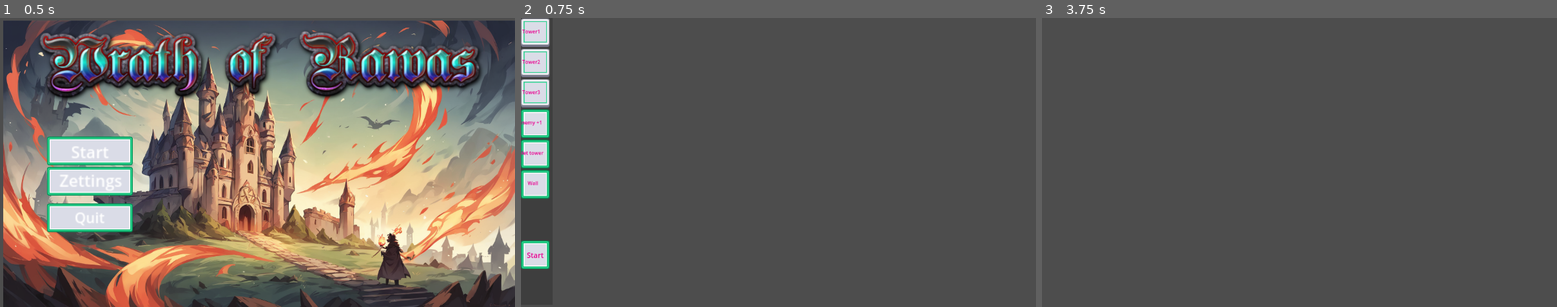
Above: before the commit, frames 1-3 (left to right).
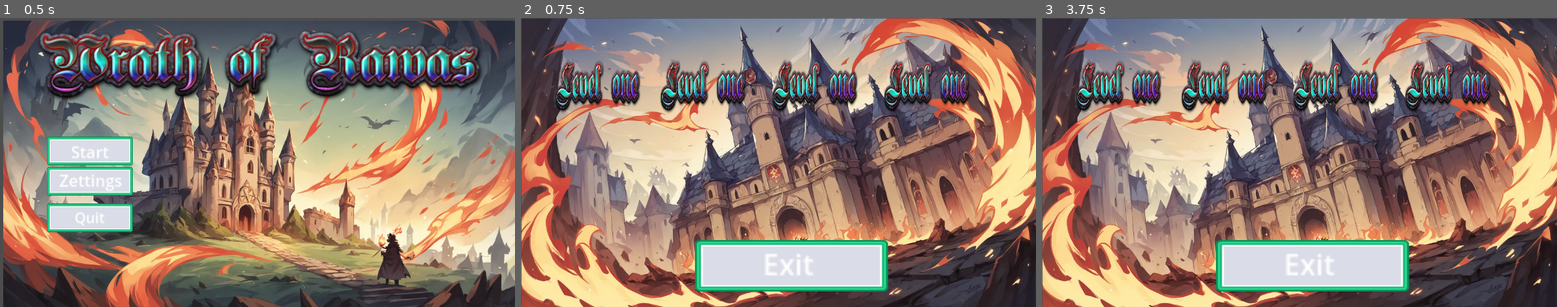
Above: after the commit, the same moments.

Repository: KenvaidGT/Wrath-of-Rawas
Game: Godot game, scene res://Main_menu/UI Scenes/MainMenu Visual/MainScene.tscn
The game is run twice, just before and just after one commit, with the same random seed, the same clock (stepped at 60 frames per second) and the same inputs.
Inputs (mouse positions are in pixels of both pictures, inside the frame that each line leads up to):
- Up to frame 1 (0.5 s): no input
- Up to frame 2 (0.75 s): click "Start" at 0.5 s
- Up to frame 3 (3.75 s): click (1222, 87) at 1.27 s; click (1335, 87) at 2.02 s; click (1448, 87) at 2.77 s; click (1057, 254) at 3.5 s, where only the run before the commit has a clickable "Start"

Frame 1 is identical in both runs. In frame 2, 90% of the frame differs, in the area x 0-100%, y 0-100%; in frame 3, 89%.

Commit message:
Made level selection page and connected them to 3 additional maps (Maps need to be made

Diff:
--- /dev/null
+++ b/GameScenes/GameScenes.tscn
@@ -0,0 +1,9 @@
+[gd_scene format=3 uid="uid://pe0xldr6pfen"]
+
+[node name="GameScenes" type="Node3D"]
+
+[node name="Map1" type="Node3D" parent="."]
+
+[node name="Map2" type="Node3D" parent="."]
+
+[node name="Map3" type="Node3D" parent="."]
--- /dev/null
+++ b/GameScenes/Map1.tscn
@@ -0,0 +1,3 @@
+[gd_scene format=3 uid="uid://c5m77kbumdmda"]
+
+[node name="Map1" type="Node3D"]
--- /dev/null
+++ b/GameScenes/Map2.tscn
@@ -0,0 +1,3 @@
+[gd_scene format=3 uid="uid://camgk4dn4yj26"]
+
+[node name="Map2" type="Node3D"]
--- /dev/null
+++ b/GameScenes/Map3.tscn
@@ -0,0 +1,3 @@
+[gd_scene format=3 uid="uid://te3pfi5ef0ql"]
+
+[node name="Map3" type="Node3D"]
--- a/Main_menu/UI Code/LevelSelectCode.gd
+++ b/Main_menu/UI Code/LevelSelectCode.gd
@@ -1,14 +1,27 @@
 extends Node2D
 
 func _ready():
-	pass
+	$Level1.connect("pressed", Callable(self, "on_level1_pressed"))
+	$Level2.connect("pressed", Callable(self, "on_level2_pressed"))
+	$Level3.connect("pressed", Callable(self, "on_level3_pressed"))
+	$Level4.connect("pressed", Callable(self, "on_level4_pressed"))
 
-func _process(delta):
-	pass
+func on_level1_pressed():
+	get_node("res://Main_menu/UI Scenes/LevelSelect Visual/level_select.tscn").queue_free()
+	var game_scene = load("res://GameScenes/Map1.tscn").instantiate()
+	add_child(game_scene)
 
-func on_start_pressed():
-	pass
+func on_level2_pressed():
+	get_node("res://Main_menu/UI Scenes/LevelSelect Visual/level_select.tscn").queue_free()
+	var game_scene = load("res://GameScenes/Map2.tscn").instantiate()
+	add_child(game_scene)
 
+func on_level3_pressed():
+	get_node("res://Main_menu/UI Scenes/LevelSelect Visual/level_select.tscn").queue_free()
+	var game_scene = load("res://GameScenes/Map3.tscn").instantiate()
+	add_child(game_scene)
 
-func _on_exit_pressed():
-	get_tree().change_scene_to_file("res://Main_menu/UI Scenes/MainMenu Visual/MainScene.tscn")
+func on_level4_pressed():
+	get_node("res://Main_menu/UI Scenes/LevelSelect Visual/level_select.tscn").queue_free()
+	var game_scene = load("res://GameScenes/Map4.tscn").instantiate()
+	add_child(game_scene)
--- a/Main_menu/UI Code/MainMenu.gd
+++ b/Main_menu/UI Code/MainMenu.gd
@@ -13,7 +13,7 @@
 	get_tree().change_scene_to_file("res://Main_menu/UI Scenes/SettingsScene.tscn")
 
 func on_start_pressed():
-	get_tree().change_scene_to_file("res://UI/game_ui.tscn")
+	get_tree().change_scene_to_file("res://Main_menu/UI Scenes/LevelSelect Visual/level_select.tscn")
 
 func on_quit_pressed():
 	get_tree().quit()
--- /dev/null
+++ b/Main_menu/UI Scenes/LevelSelect Visual/level_select.tscn
@@ -0,0 +1,72 @@
+[gd_scene load_steps=4 format=3 uid="uid://513nbpe53ujy"]
+
+[ext_resource type="Texture2D" uid="uid://3m81bu7kicbt" path="res://menu_backgrounds/lev sel.png" id="1_jhaj8"]
+[ext_resource type="Texture2D" uid="uid://d7abnivutmis" path="res://UI/Green/Default/button_rectangle_border.png" id="2_5l0je"]
+[ext_resource type="Texture2D" uid="uid://dnwp7a02h8okw" path="res://text/Level-one-7-16-2024.png" id="3_3v5bq"]
+
+[node name="Level_select" type="Node2D"]
+
+[node name="LevSel" type="Sprite2D" parent="."]
+position = Vector2(578, 326)
+scale = Vector2(0.571925, 0.564236)
+texture = ExtResource("1_jhaj8")
+
+[node name="Exit" type="TextureButton" parent="."]
+offset_left = 389.0
+offset_top = 498.0
+offset_right = 821.0
+offset_bottom = 613.0
+texture_normal = ExtResource("2_5l0je")
+ignore_texture_size = true
+stretch_mode = 0
+
+[node name="Label" type="Label" parent="Exit"]
+layout_mode = 1
+offset_left = 152.0
+offset_top = 7.0
+offset_right = 181.0
+offset_bottom = 30.0
+scale = Vector2(4, 4)
+text = "Exit"
+
+[node name="Level1" type="TextureButton" parent="."]
+offset_left = 64.0
+offset_top = 70.0
+offset_right = 279.0
+offset_bottom = 236.0
+texture_normal = ExtResource("3_3v5bq")
+ignore_texture_size = true
+stretch_mode = 0
+
+[node name="Level2" type="TextureButton" parent="."]
+offset_left = 300.0
+offset_top = 70.0
+offset_right = 515.0
+offset_bottom = 236.0
+texture_normal = ExtResource("3_3v5bq")
+texture_pressed = ExtResource("3_3v5bq")
+ignore_texture_size = true
+stretch_mode = 0
+
+[node name="Level3" type="TextureButton" parent="."]
+offset_left = 550.0
+offset_top = 70.0
+offset_right = 765.0
+offset_bottom = 236.0
+texture_normal = ExtResource("3_3v5bq")
+texture_pressed = ExtResource("3_3v5bq")
+ignore_texture_size = true
+stretch_mode = 0
+
+[node name="Level4" type="TextureButton" parent="."]
+offset_left = 800.0
+offset_top = 70.0
+offset_right = 1015.0
+offset_bottom = 236.0
+texture_normal = ExtResource("3_3v5bq")
+texture_pressed = ExtResource("3_3v5bq")
+ignore_texture_size = true
+stretch_mode = 0
+
+[connection signal="pressed" from="Exit" to="." method="_on_texture_button_pressed"]
+[connection signal="pressed" from="Exit" to="." method="_on_exit_pressed"]
--- a/Main_menu/level_select.tscn
+++ /dev/null
@@ -1,32 +0,0 @@
-[gd_scene load_steps=3 format=3 uid="uid://513nbpe53ujy"]
-
-[ext_resource type="Texture2D" uid="uid://3m81bu7kicbt" path="res://menu_backgrounds/lev sel.png" id="1_v1au3"]
-[ext_resource type="Texture2D" uid="uid://d7abnivutmis" path="res://UI/Green/Default/button_rectangle_border.png" id="3_hfma8"]
-
-[node name="Level_select" type="Node2D"]
-
-[node name="LevSel" type="Sprite2D" parent="."]
-position = Vector2(573.5, 322)
-scale = Vector2(0.571925, 0.564236)
-texture = ExtResource("1_v1au3")
-
-[node name="Exit" type="TextureButton" parent="."]
-offset_left = 370.0
-offset_top = 301.0
-offset_right = 802.0
-offset_bottom = 416.0
-texture_normal = ExtResource("3_hfma8")
-ignore_texture_size = true
-stretch_mode = 0
-
-[node name="Label" type="Label" parent="Exit"]
-layout_mode = 1
-offset_left = 152.0
-offset_top = 7.0
-offset_right = 181.0
-offset_bottom = 30.0
-scale = Vector2(4, 4)
-text = "Exit"
-
-[connection signal="pressed" from="Exit" to="." method="_on_exit_pressed"]
-[connection signal="pressed" from="Exit" to="." method="_on_texture_button_pressed"]
Not shown: 1 places in Main_menu/UI Scenes/LevelSelectScene.tscn that only renumber resources
